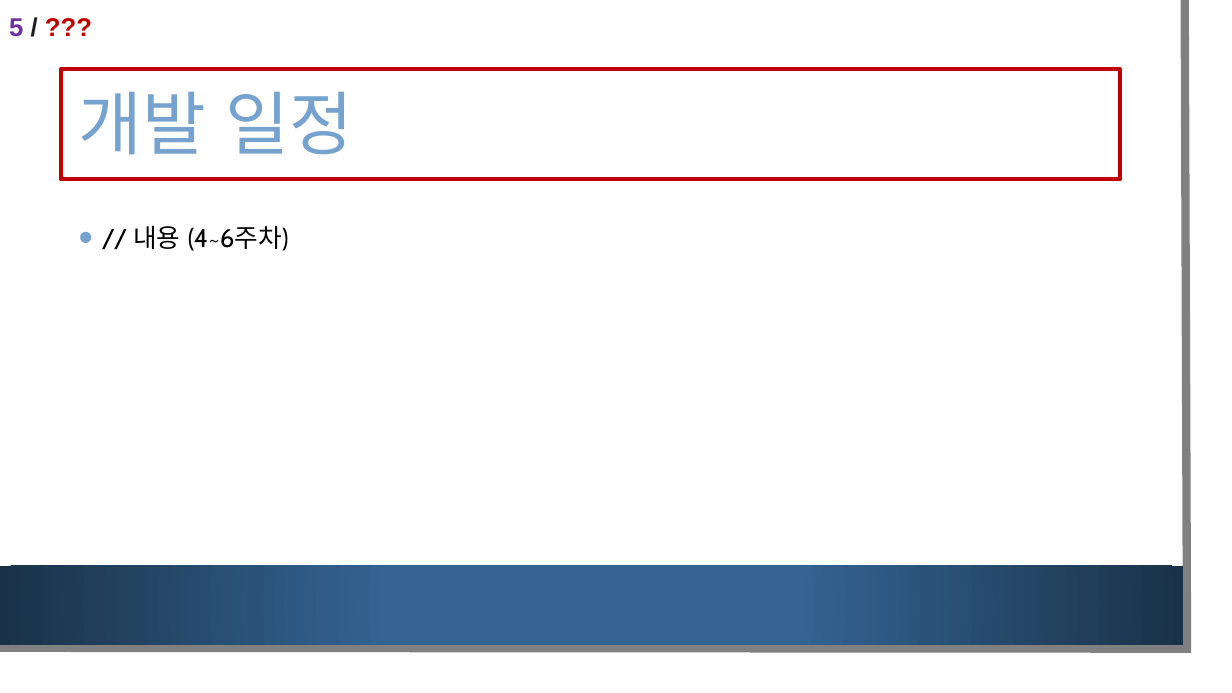
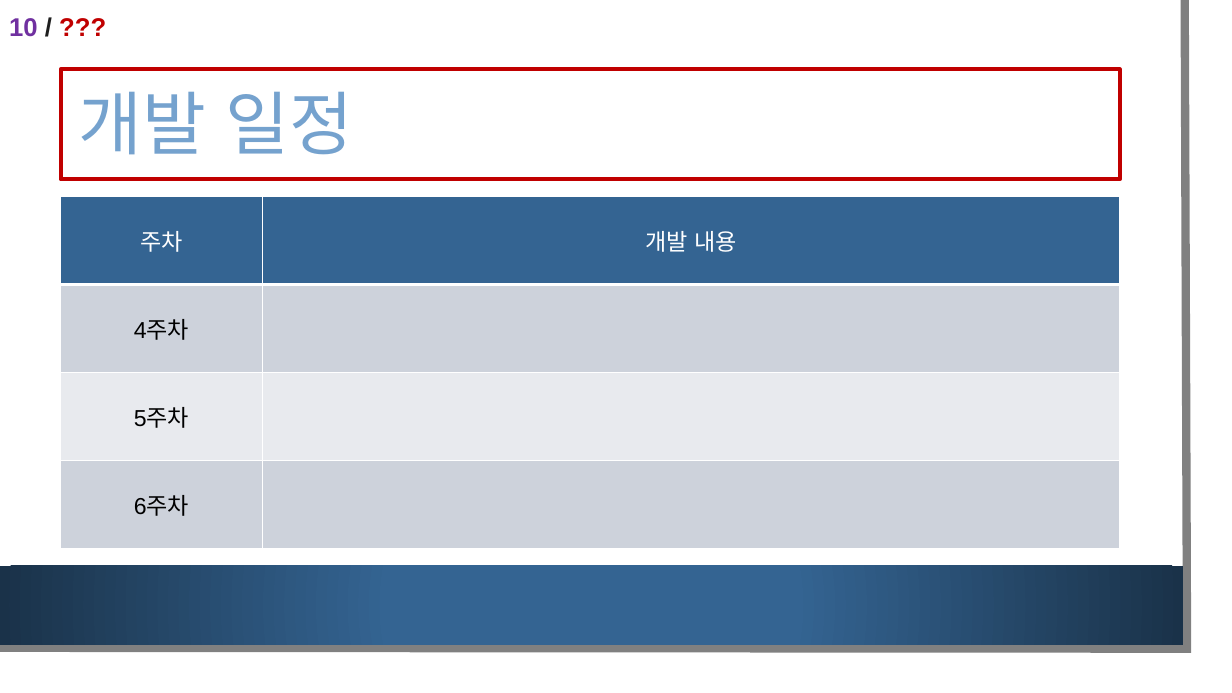
Before and after one commit to pb-wandu/SPGP_2018180040, a slide deck: slide 11 of SPGP 1차 발표.pptx (slide 8 before the commit). Drawn at 1232x693 pixels with LibreOffice and Linux fonts; fonts in the diff are those of the drawing; background and template pictures are left out. Boxes give left, top, right and bottom in pixels: in the first picture for what was removed or moved away, otherwise in the second. Text is boxed around its words. In the diff, an @@ line names an element or a change of style, - is before the commit and + after.

Commit message:
일정 제외 나머지 내용 추가 완료

```diff
--- a/SPGP 1차 발표.pptx
+++ b/SPGP 1차 발표.pptx
@@ text at (x1=9, y1=18, x2=38, y2=37): text changed @@
-5 / ???
+10 / ???
@@ table added at (x1=61, y1=197, x2=1120, y2=549), 4 rows, 2 columns @@
+주차 | 개발 내용
+4주차 | 
+5주차 | 
+6주차 | 
@@ text removed at (x1=133, y1=225, x2=289, y2=251) @@
-• // 내용 (4~6주차)
```
Also in this commit, not shown: 8 other slides changed, 3 slides added, 3 other files.
